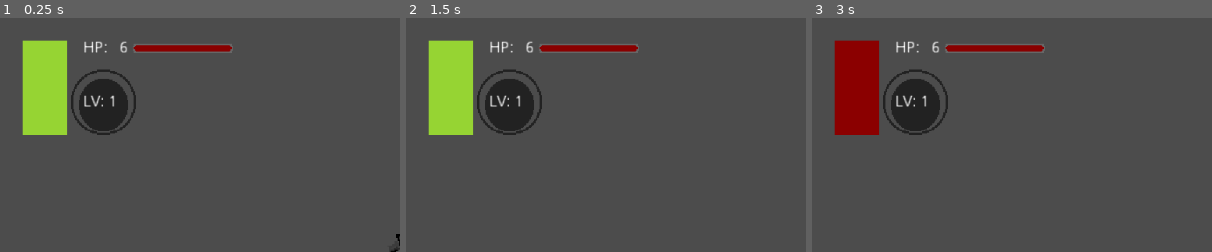
Above: before the commit, frames 1-3 (left to right).
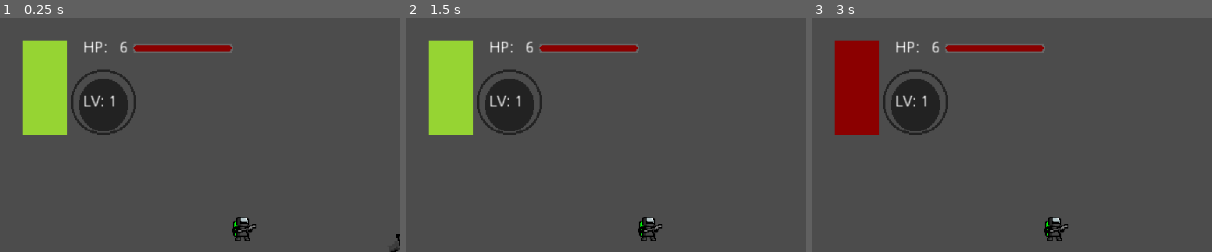
Above: after the commit, the same moments.

Repository: Grupo-DELU/codename-chiguirazo
Game: Godot game, scene res://Scenes/Main.tscn
Two runs of this game, one before a commit and one after it. Both use one fixed random seed, a clock stepped at 60 frames per second and the inputs below. The engine's default icon, where the game draws it, is replaced by a stand-in: a white triangle on a blue panel in a dark square.
Inputs (mouse positions are % of the whole screen's width and height, from its top left):
- Up to frame 1 (0.25 s): no input
- Up to frame 2 (1.5 s): tap Enter at 0.5 s; move the mouse to (72, 45) at 0.52 s; hold Right (right) 0.53-1.28 s; click (72, 45) at 0.6 s; move the mouse to (30, 55) at 1.27 s; hold Down (down) from 1.28 s (still down); click (30, 55) at 1.35 s
- Up to frame 3 (3 s): move the mouse to (60, 28) at 2.02 s; release Down (down) at 2.03 s; hold Right (right) 2.03-2.78 s; click (60, 28) at 2.1 s; tap Space (skill) at 2.75 s; move the mouse to (45, 70) at 2.77 s; hold Up (up) from 2.78 s (still down); click (45, 70) at 2.85 s
The pictures show only the part of the screen within x 0-50%, y 0-50%; the shares and areas given below are measured in that part.

The runs differ from the first frame. In frame 1, 0.4% of the frame differs, in the area x 58-64%, y 85-96%; in frame 2, 0.4%; in frame 3, 0.4%.
Error after the commit: Parse Error: Unknown class: "base_interface" (res://Scripts/BE_base_enemy.gd:1)

Commit message:
Arregladas algunas secuelas xddd

Diff:
--- a/codename-chiguirazo/Scenes/Main.tscn
+++ b/codename-chiguirazo/Scenes/Main.tscn
@@ -1,7 +1,8 @@
-[gd_scene load_steps=5 format=2]
+[gd_scene load_steps=6 format=2]
 
 [ext_resource path="res://Scenes/BP_Lil_Wolf.tscn" type="PackedScene" id=1]
 [ext_resource path="res://Scenes/GUI.tscn" type="PackedScene" id=2]
+[ext_resource path="res://Scenes/BE_Guard.tscn" type="PackedScene" id=3]
 
 [sub_resource type="RectangleShape2D" id=1]
 extents = Vector2( 20, 310 )
@@ -65,3 +66,6 @@
 light_mask = 16
 anchor_bottom = 1.0
 margin_right = 177.0
+
+[node name="Enemy" parent="." instance=ExtResource( 3 )]
+position = Vector2( 312.703, 270.303 )
--- a/codename-chiguirazo/Scripts/Attack/LW_wolf_attack.gd
+++ b/codename-chiguirazo/Scripts/Attack/LW_wolf_attack.gd
@@ -16,7 +16,7 @@
 	i_slash.damage = damage
 	i_slash.position -= get_global_position()
 	i_slash.rotation = get_local_mouse_position().angle()
-	#main_scene.
+
 	add_child(i_slash)
 
 	.Basic_attack() #esto es una supercall, ejecuta la función como está declarada en la clase base
--- a/codename-chiguirazo/Scripts/BP_base_player.gd
+++ b/codename-chiguirazo/Scripts/BP_base_player.gd
@@ -54,7 +54,7 @@
 	print("Nivel ", level, "!")
 	   #Cada nivel requiere de mas xp para subir al siguiente
 
-	max_speed += 25*level             ##**EJEMPLO** de aumento de estadísticas (Lobito YUKA)
+	Speed_change(max_speed + 25*level)             ##**EJEMPLO** de aumento de estadísticas (Lobito YUKA)
 	Damage_change(damage + level)
 	Defense_change(defense + level)
 	Health.current_helth = Health.max_health
--- a/codename-chiguirazo/Scripts/S_steerings.gd
+++ b/codename-chiguirazo/Scripts/S_steerings.gd
@@ -7,8 +7,7 @@
 const WANDER_RING_RADIUS = 100  #Radio del WanderCircle
 const FLEE_RADIUS = 1000 #Radio de panico
 
-onready var a_system = get_parent().get_node("Attack")
-onready var player = get_node("Main/Player")
+
 
 var rng = RandomNumberGenerator.new()
 var p_position : Vector2 #PlayerPosition
@@ -39,7 +38,7 @@
 
 func Wander(enemy :Node2D) -> void:
 	#Setea la posicion del WanderCircle
-	enemy.max_speed = 50.0
+	enemy.Speed_change(50.0)
 	var future = enemy.global_position + (enemy.Movement.v_direction.normalized() * WANDER_RING_DISTANCE)
 	#Agarra un valor random de la circunferencia del WanderCircle
 	rng.randomize()
@@ -85,7 +84,7 @@
 	var distance = (enemy.global_position - enemy.player.global_position).length()
 	if distance < FLEE_RADIUS:
 		enemy.player_in_panic_range = true
-		enemy.max_speed = 300.0
+		enemy.Speed_change(300.0)
 		d_velocity = (enemy.global_position - enemy.player.global_position).normalized() * enemy.max_speed
 	else:
 		enemy.player_in_panic_range = false
